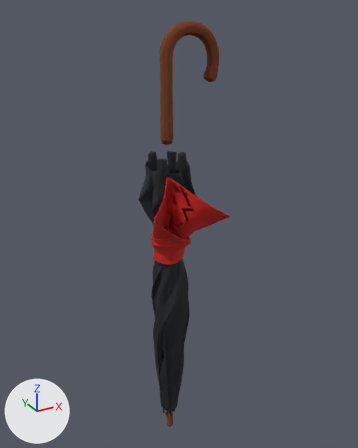
A saved change to the glTF model apps/web/public/assets/3d/tripo/batch1/toonstudio_umbrella.glb.
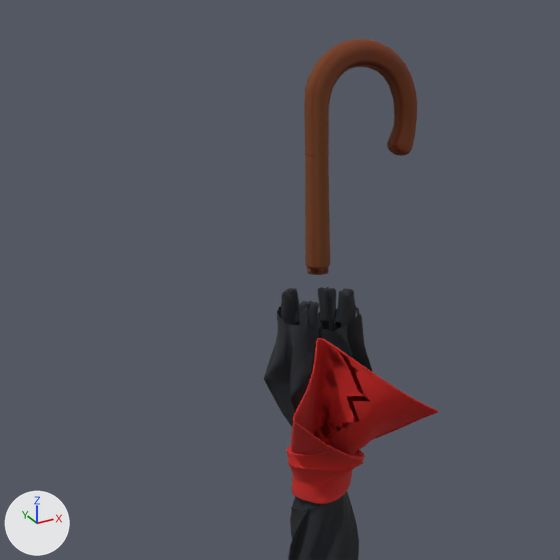
Old and new are each drawn whole from a 50 mm lens placed at (-0.408, -0.636, 0.447), pointed at (0.007, 0.118, 0.07) and again close up on the part from 0% to 82% of the width and 0% to 66% of the height. The axes (+X, +Y, +Z) are drawn at lower left. The lights are the same throughout. The last two pictures show the newer version. Vertices at exactly the same position are counted once.

In view in the first close-up: 'tripo_683b6d76_9a5c_47f9_95ca_177b72d8feff'.
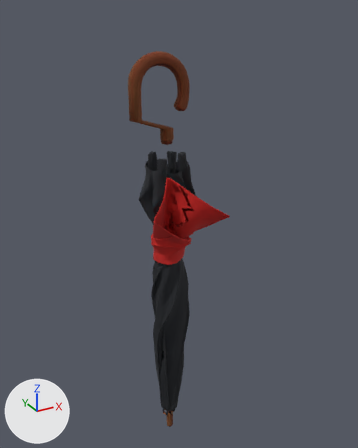
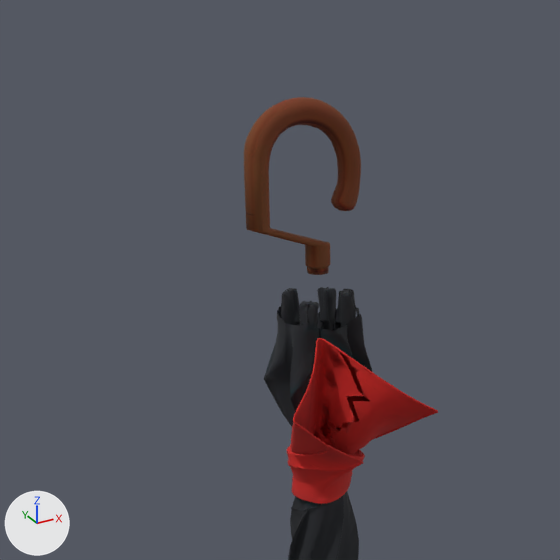
Boxes (x1, y1, x2, y2) around the edits, measured in the close-ups (560 x 560 px; the box of a moved part takes in the faces that stretch with it):
'tripo_683b6d76_9a5c_47f9_95ca_177b72d8feff', reshaped
    before: (264, 39, 438, 560)
    after: (244, 97, 438, 560)
part 1 of me_tripo_683b6d76_9a5c_47f9_95ca_177b72d8feff, moved or reshaped
    before: (304, 39, 417, 247)
    after: (244, 97, 361, 247)

The change, as a diff of the scene's bpy script:
```diff
--- a/apps/web/public/assets/3d/tripo/batch1/toonstudio_umbrella.glb.py
+++ b/apps/web/public/assets/3d/tripo/batch1/toonstudio_umbrella.glb.py
@@ me_tripo_683b6d76_9a5c_47f9_95ca_177b72d8feff @@
 # used by ob_tripo_683b6d76_9a5c_47f9_95ca_177b72d8feff; location = (0.0, 0.0, 0.0)
-me_tripo_683b6d76_9a5c_47f9_95ca_177b72d8feff.from_pydata(...)  # 5430 vertices, 10414 faces; spans x -0.085..0.085, y 0.0..0.173, z -0.425..0.425
+me_tripo_683b6d76_9a5c_47f9_95ca_177b72d8feff.from_pydata(...)  # 5430 vertices, 10414 faces; spans x -0.085..0.041, y 0.0..0.173, z -0.425..0.38
+# me_tripo_683b6d76_9a5c_47f9_95ca_177b72d8feff part 1: all 487 vertices in x -0.027..0.085, y 0.108..0.13, z 0.318..0.425 are moved by (-0.058, 0.0, -0.045)
 me_tripo_683b6d76_9a5c_47f9_95ca_177b72d8feff.materials.append(mat_tripo_683b6d76_9a5c_47f9_95ca_177b72d8feff)
```
